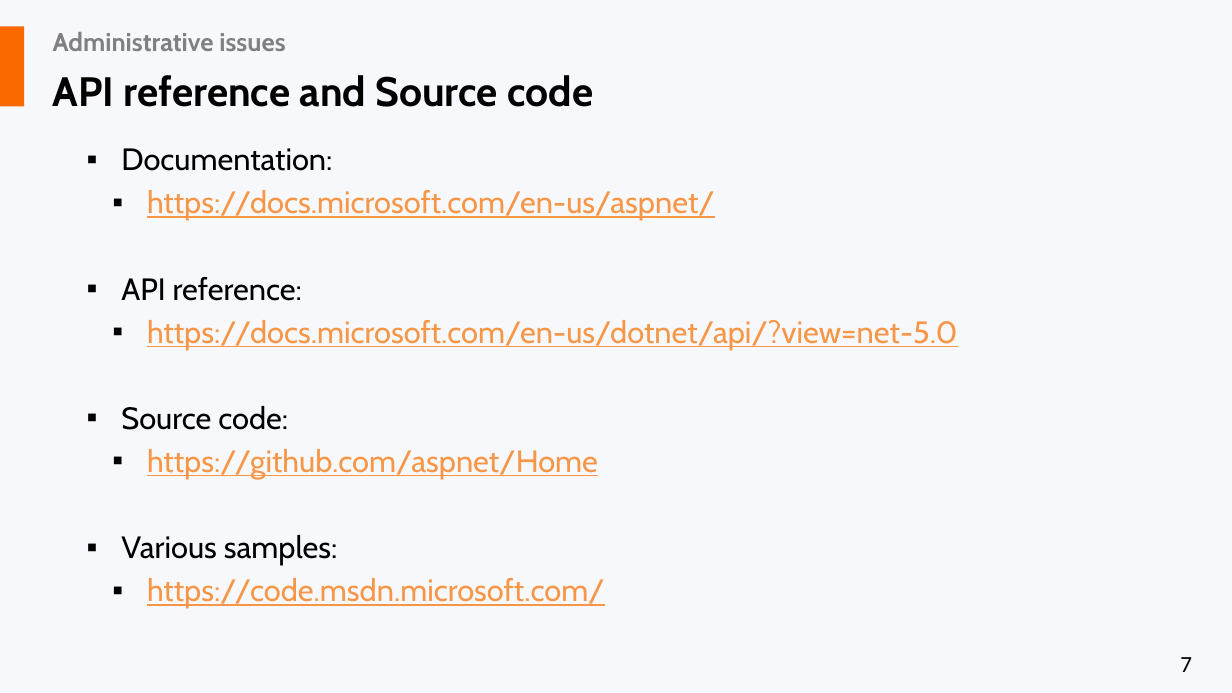
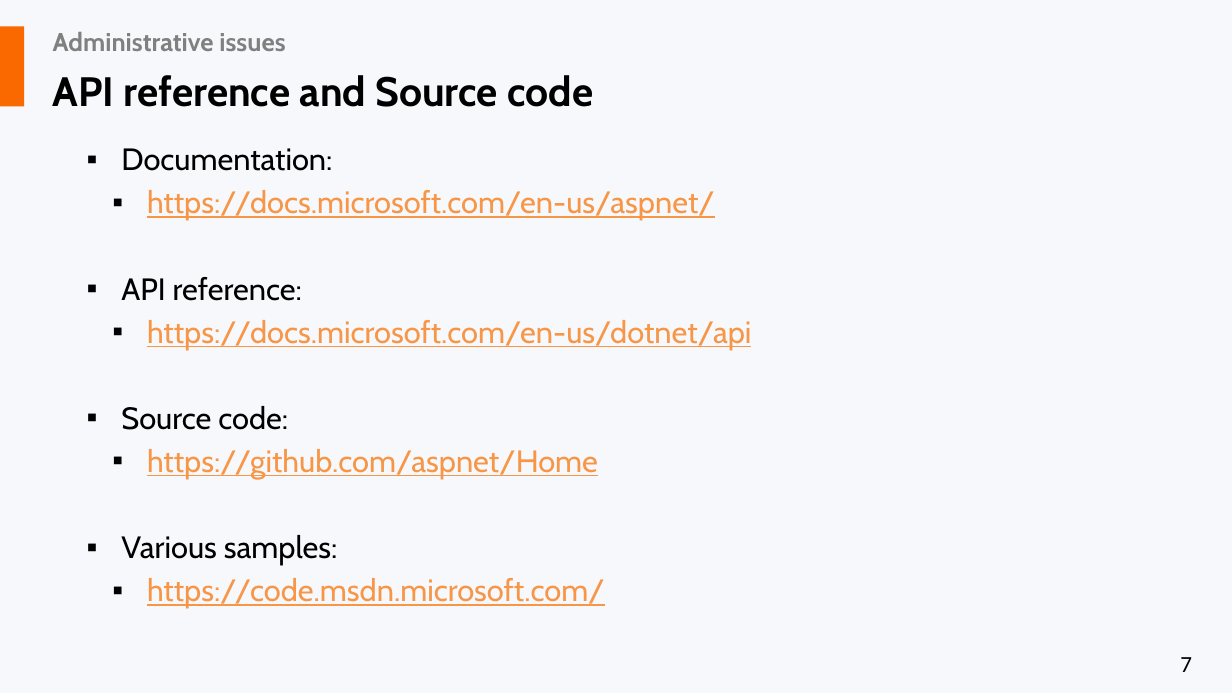
Before and after one commit to liviucotfas/ase-web-and-cloud-applications-security, a slide deck: slide 7 of Presentation ASPNET MVC Core - Part I.pptx. Drawn at 1232x693 pixels with LibreOffice and Linux fonts; fonts in the diff are those of the drawing. Boxes give left, top, right and bottom in pixels: in the first picture for what was removed or moved away, otherwise in the second. Text is boxed around its words. In the diff, an @@ line names an element or a change of style, - is before the commit and + after.

```diff
--- a/Presentation ASPNET MVC Core - Part I.pptx
+++ b/Presentation ASPNET MVC Core - Part I.pptx
@@ text at <box>147,320,752,350</box>: text changed @@
-  ▪ https://docs.microsoft.com/en-us/dotnet/api/?view=net-5.0
+  ▪ https://docs.microsoft.com/en-us/dotnet/api
```
Also in this commit, not shown: 1 other slide changed.
